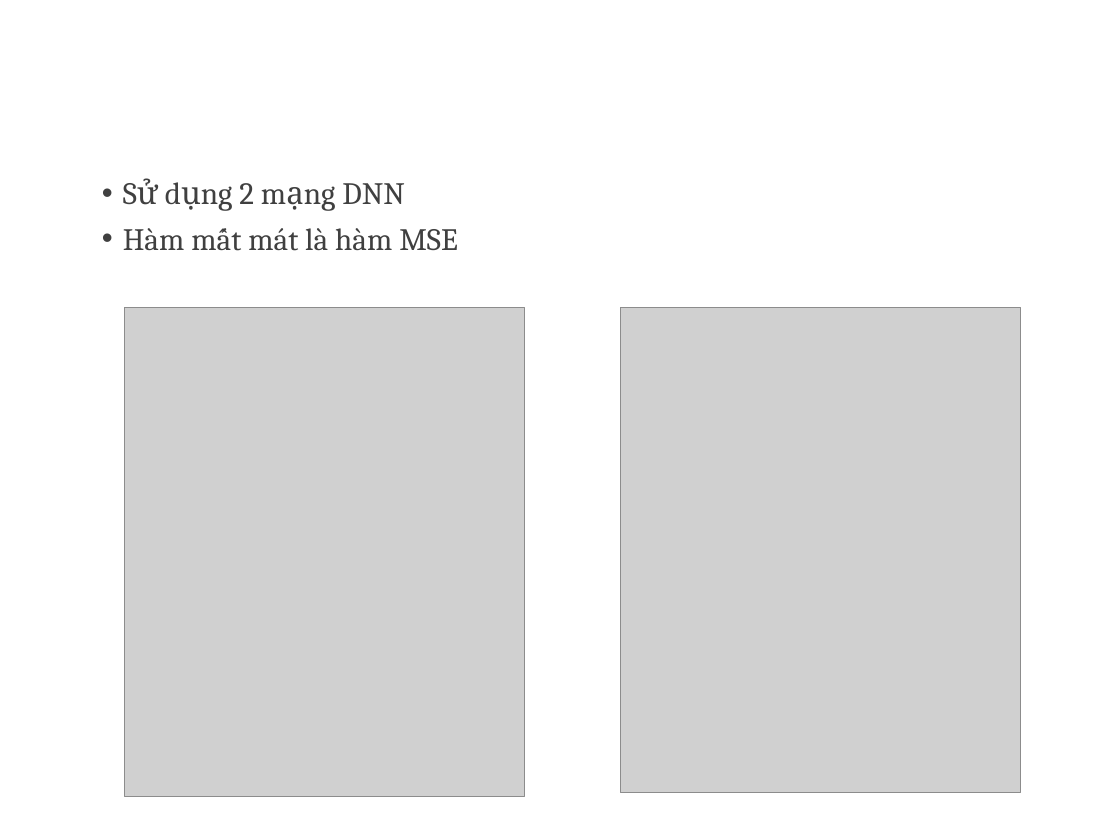
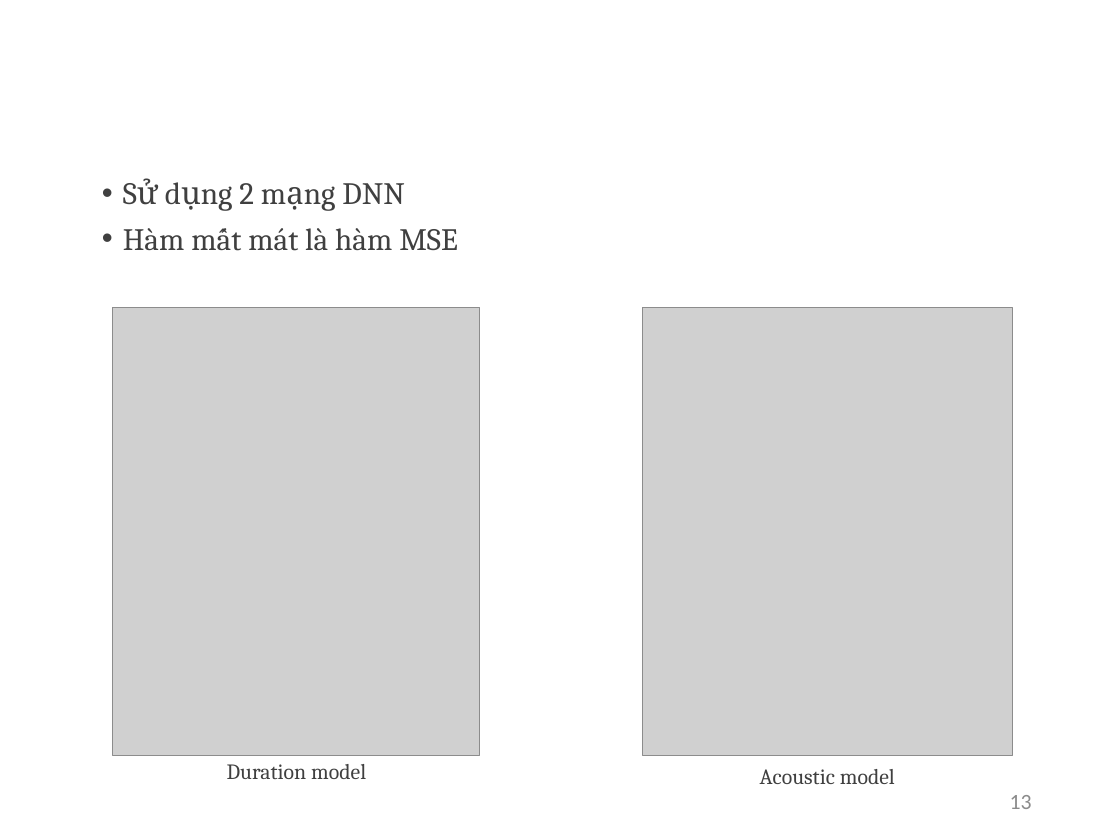
Before and after one commit to trungkien110298/thesis, a slide deck: slide 13 of slide.pptx. Drawn at 1120x840 pixels with LibreOffice and Linux fonts; fonts in the diff are those of the drawing; grey boxes stand for pictures; background and template pictures are left out. Boxes give left, top, right and bottom in pixels: in the first picture for what was removed or moved away, otherwise in the second. Text is boxed around its words. In the diff, an @@ line names an element or a change of style, - is before the commit and + after.

Commit message:
Slide

```diff
--- a/slide.pptx
+++ b/slide.pptx
@@ picture: place and size @@
-picture at <box>124,308,525,796</box>
+picture at <box>113,307,480,755</box>
@@ picture: place and size @@
-picture at <box>620,307,1021,792</box>
+picture at <box>643,307,1012,755</box>
@@ text added at <box>227,764,366,779</box>, 14 pt, text #404040 @@
+Duration model
@@ text added at <box>760,769,895,784</box>, 14 pt, text #404040 @@
+Acoustic model
@@ page number added at <box>1010,795,1032,809</box>, 14 pt, text #8C8C8C @@
+13
```
Also in this commit, not shown: 27 other slides changed, 1 slide removed, 7 other files.
